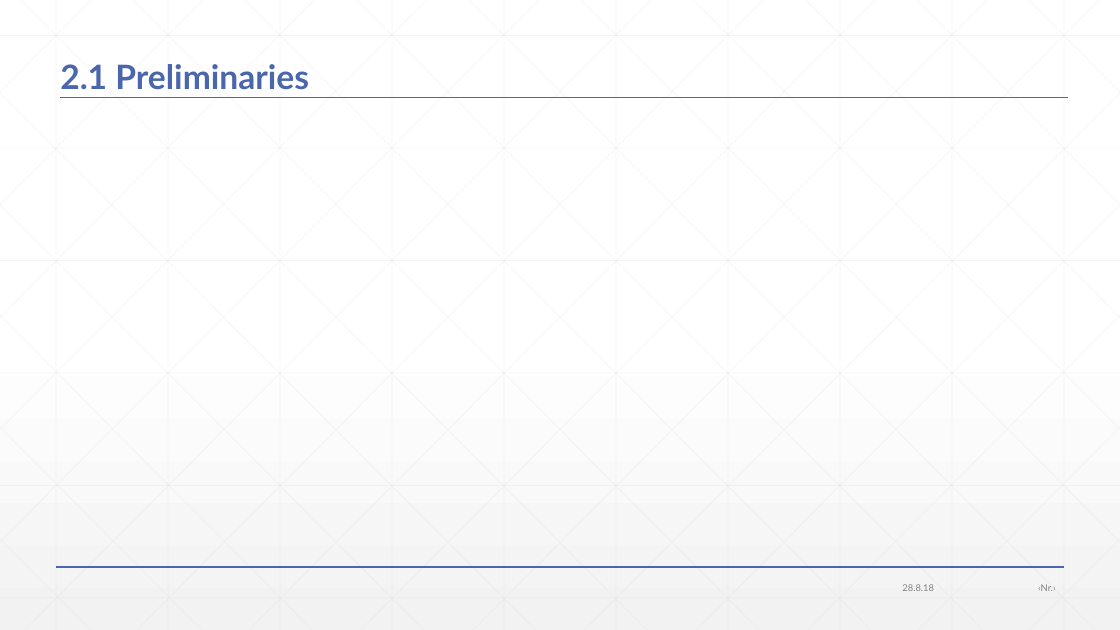
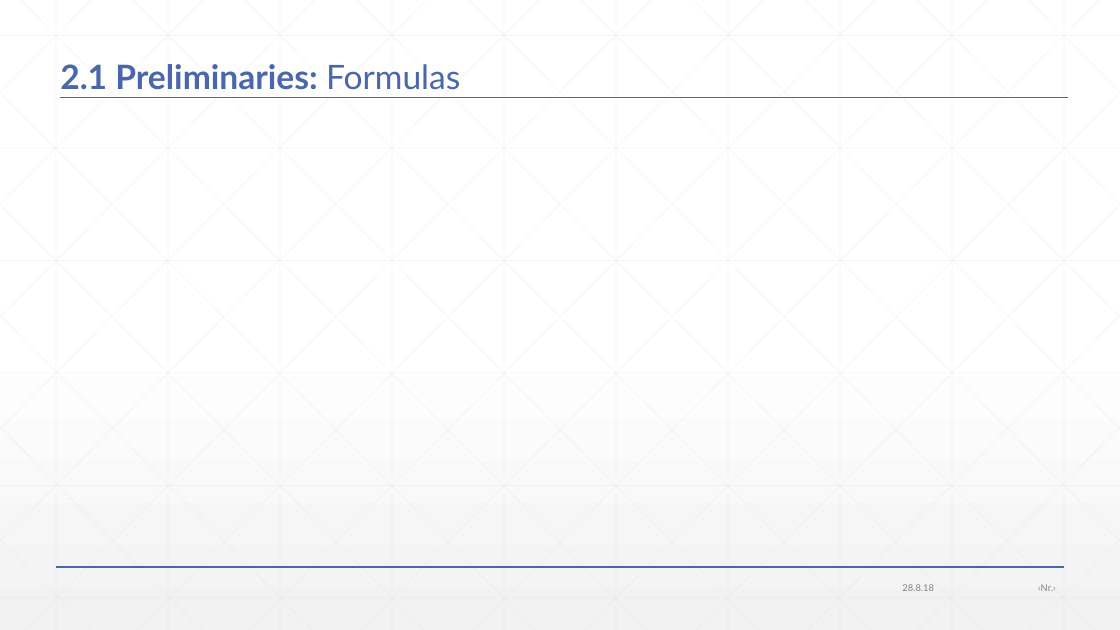
Before and after one commit to JonasWerner/BachelorThesis, a slide deck: slide 8 of Presentation/pdr_presentation.pptx. Drawn at 1120x630 pixels with LibreOffice and Linux fonts; fonts in the diff are those of the drawing; grey boxes stand for pictures. Boxes give left, top, right and bottom in pixels: in the first picture for what was removed or moved away, otherwise in the second. Text is boxed around its words. In the diff, an @@ line names an element or a change of style, - is before the commit and + after.

```diff
--- a/Presentation/pdr_presentation.pptx
+++ b/Presentation/pdr_presentation.pptx
@@ title at box(60, 64, 460, 90): text changed @@
-2.1 Preliminaries
+2.1 Preliminaries: Formulas
```
Also in this commit, not shown: 8 other slides changed, 9 slides added, 1 other file.
